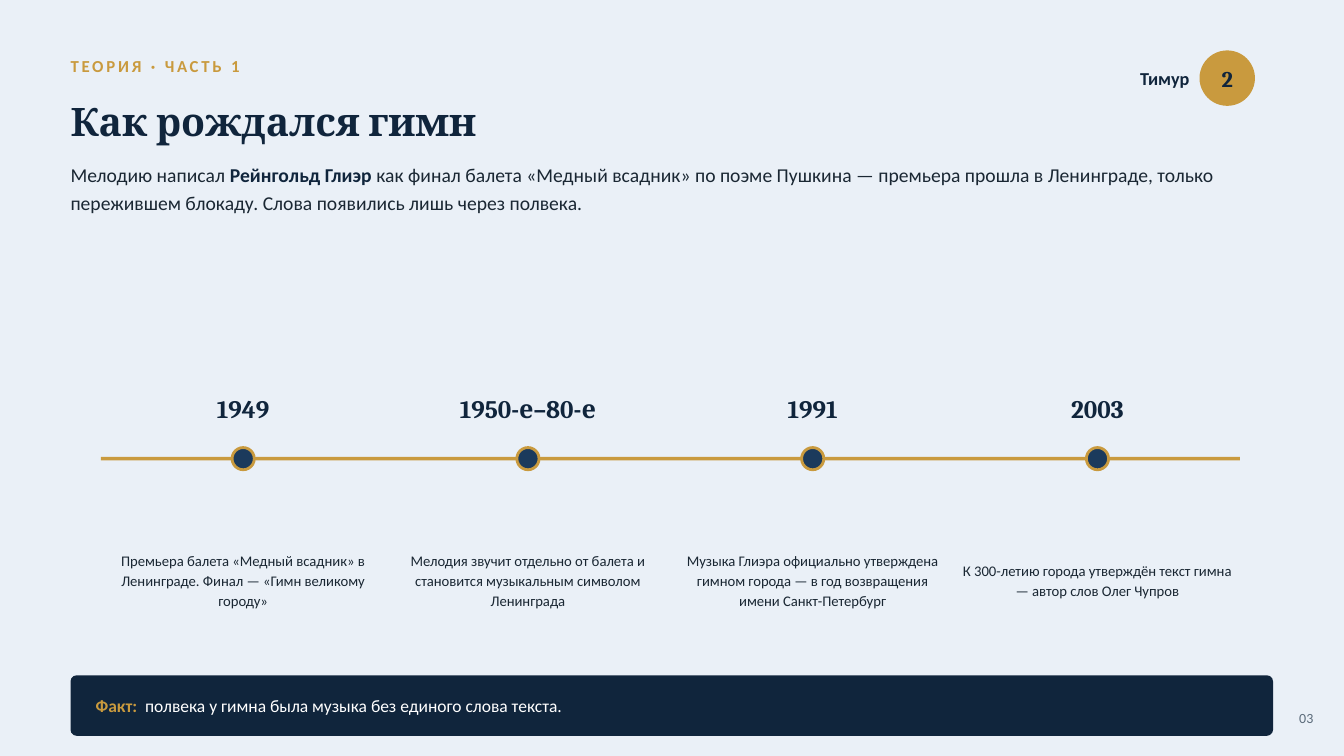
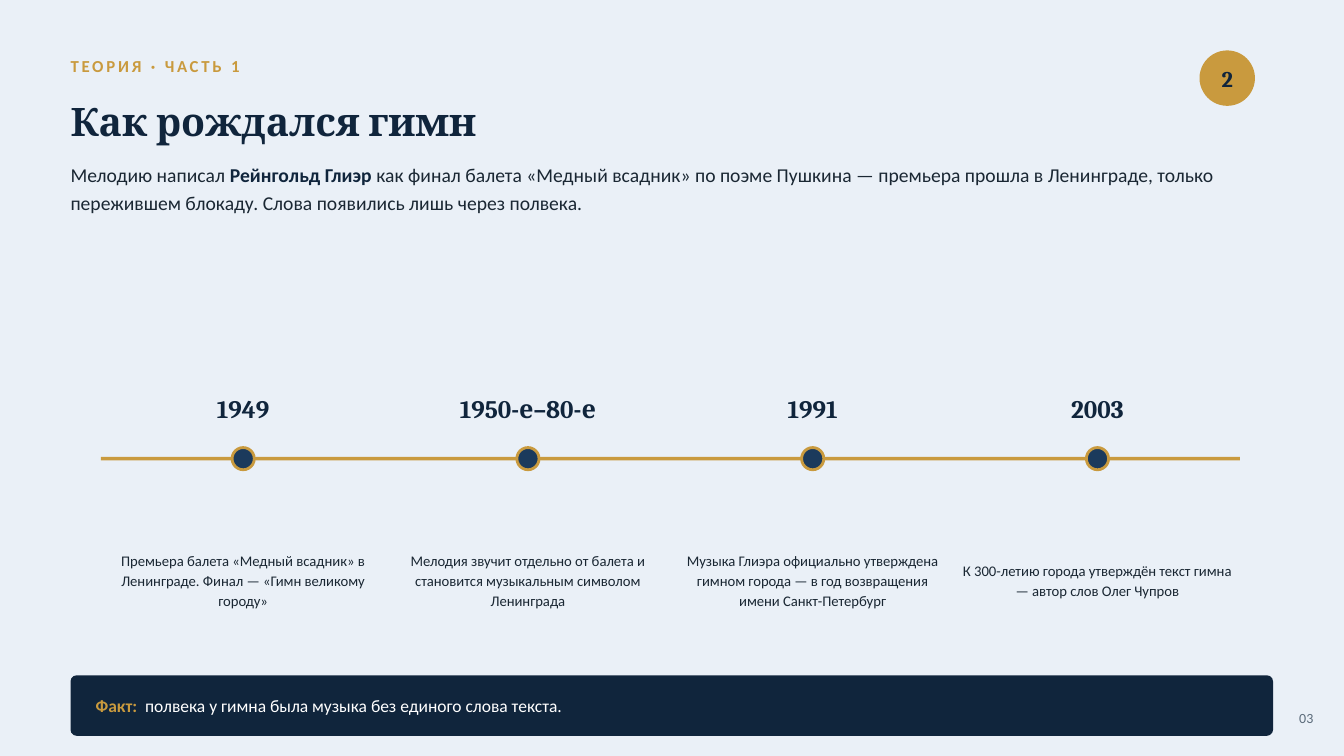
Before and after one commit to zxcozonofficial-dev/fluxtrap, a slide deck: slide 3 of Гимн_Санкт-Петербурга_презентация.pptx. Drawn at 1344x756 pixels with LibreOffice and Linux fonts; fonts in the diff are those of the drawing. Boxes give left, top, right and bottom in pixels: in the first picture for what was removed or moved away, otherwise in the second. Text is boxed around its words. In the diff, an @@ line names an element or a change of style, - is before the commit and + after.

```diff
--- a/Гимн_Санкт-Петербурга_презентация.pptx
+++ b/Гимн_Санкт-Петербурга_презентация.pptx
@@ text removed at <box>1140,73,1189,88</box> @@
-Тимур
```
Also in this commit, not shown: 4 other slides changed, 3 other files.
